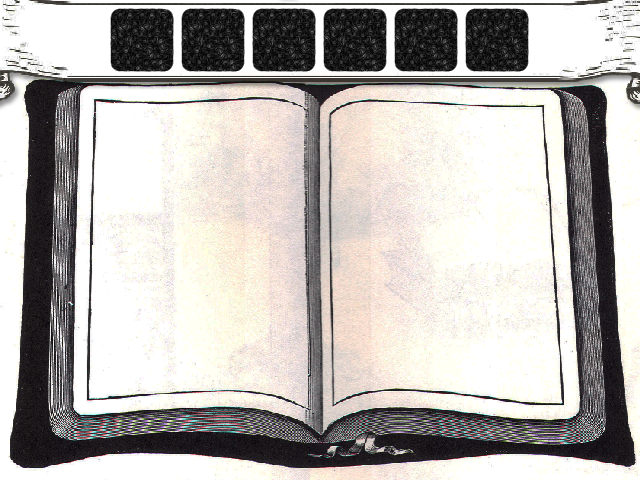
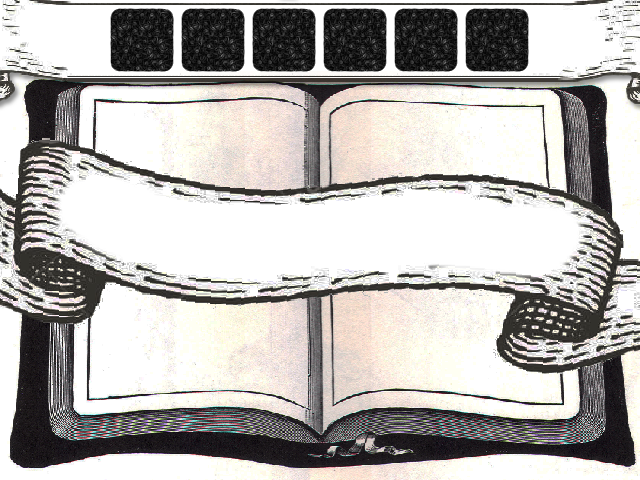
Layered file, before and after one edit (640×480). Changes by layer:
added layer "Layer 21" above "Group 2 copy" over [0, 138, 640, 374]
